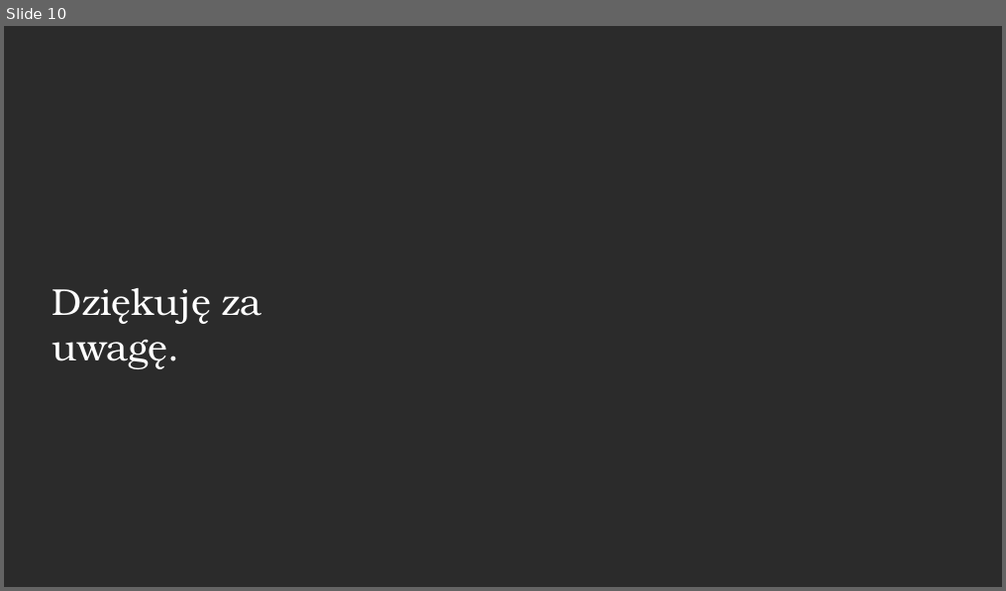
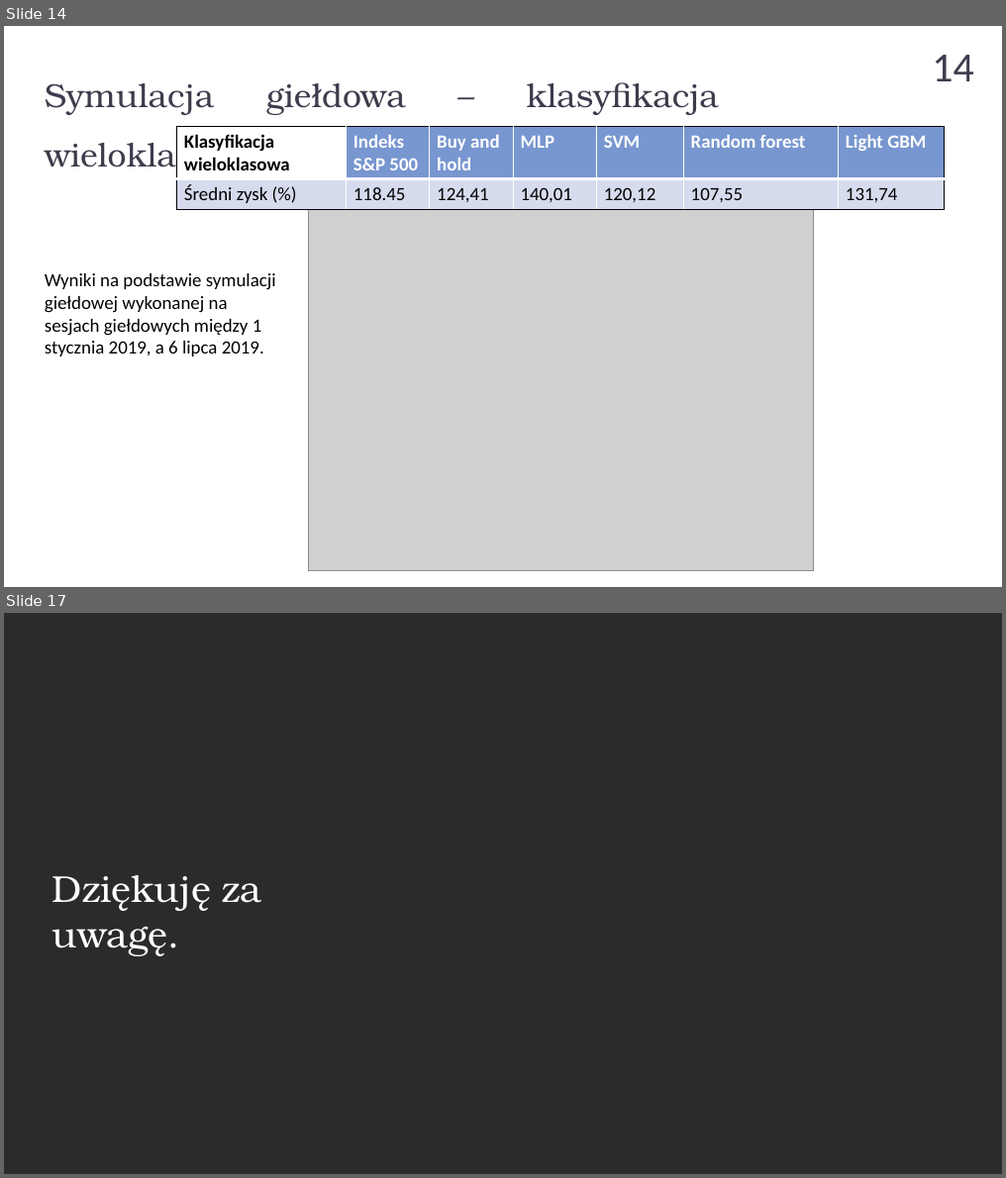
Before and after one commit to nikowis/ai-broker, a slide deck: docs/prezentacja-obrona.pptx. Shown one above the other, each under a label of ours: slide 10 before the commit, slides 14 and 17 after it; the slides between them are not shown. The pictures are 1006x591 and 1006x1178 pixels, drawn with LibreOffice and Linux fonts; fonts in the diff are those of the drawing; grey boxes stand for pictures; background and template pictures are left out; a plain dark background stands for a picture behind light text. Boxes give left, top, right and bottom in pixels: in the first picture for what was removed or moved away, otherwise in the second. Text is boxed around its words. In the diff, an @@ line names an element or a change of style, - is before the commit and + after.

```diff
--- a/docs/prezentacja-obrona.pptx
+++ b/docs/prezentacja-obrona.pptx
@@ slide 14 added at (4, 26, 1002, 587), background #FFFFFF @@
@@ page number added at (932, 55, 974, 81), 40 pt, text #3C3C4C @@
+14
@@ text added at (45, 82, 719, 171), 32 pt, text #3C3C4C @@
+Symulacja giełdowa – klasyfikacja wieloklasowa
@@ table added at (177, 126, 945, 209), 2 rows, 7 columns @@
+Klasyfikacja wieloklasowa | Indeks S&P 500 | Buy and hold | MLP | SVM | Random forest | Light GBM
+Średni zysk (%) | 118.45 | 124,41 | 140,01 | 120,12 | 107,55 | 131,74
@@ picture added at (308, 192, 813, 571) @@
@@ text added at (45, 274, 276, 357), 18 pt, text #000000 @@
+Wyniki na podstawie symulacji giełdowej wykonanej na sesjach giełdowych między 1 stycznia 2019, a 6 lipca 2019.
@@ what was slide 10 is now slide 17 @@
```
Also in this commit, not shown: 2 slides changed, 12 other slides added, 6 slides removed.
